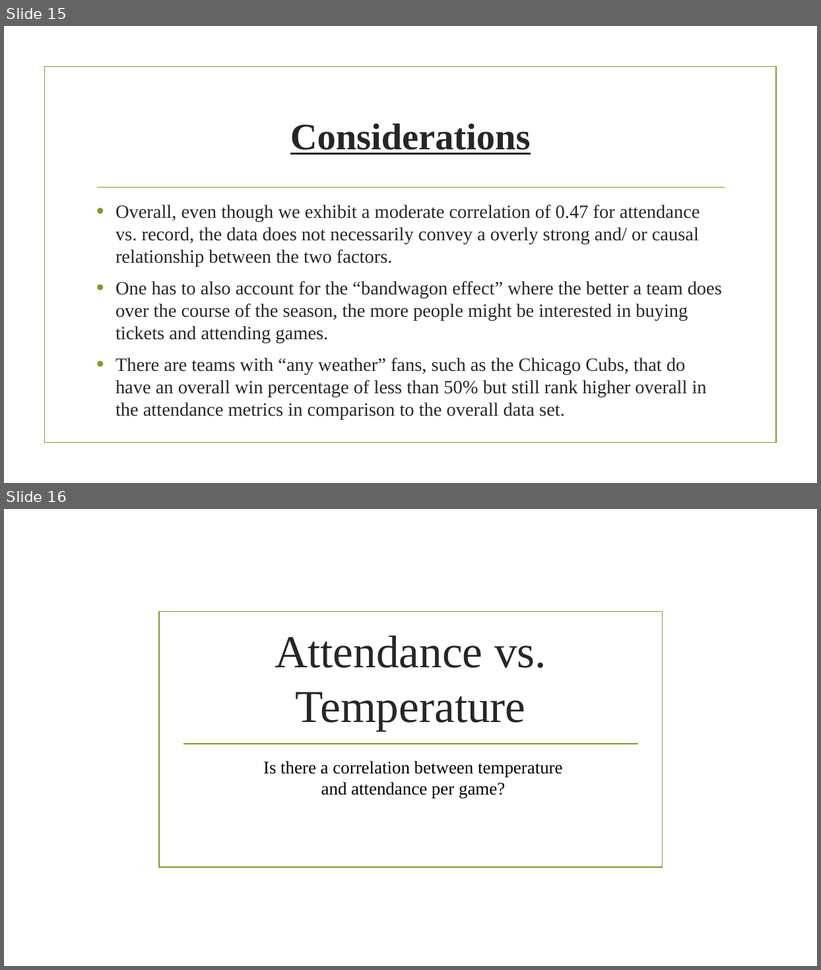
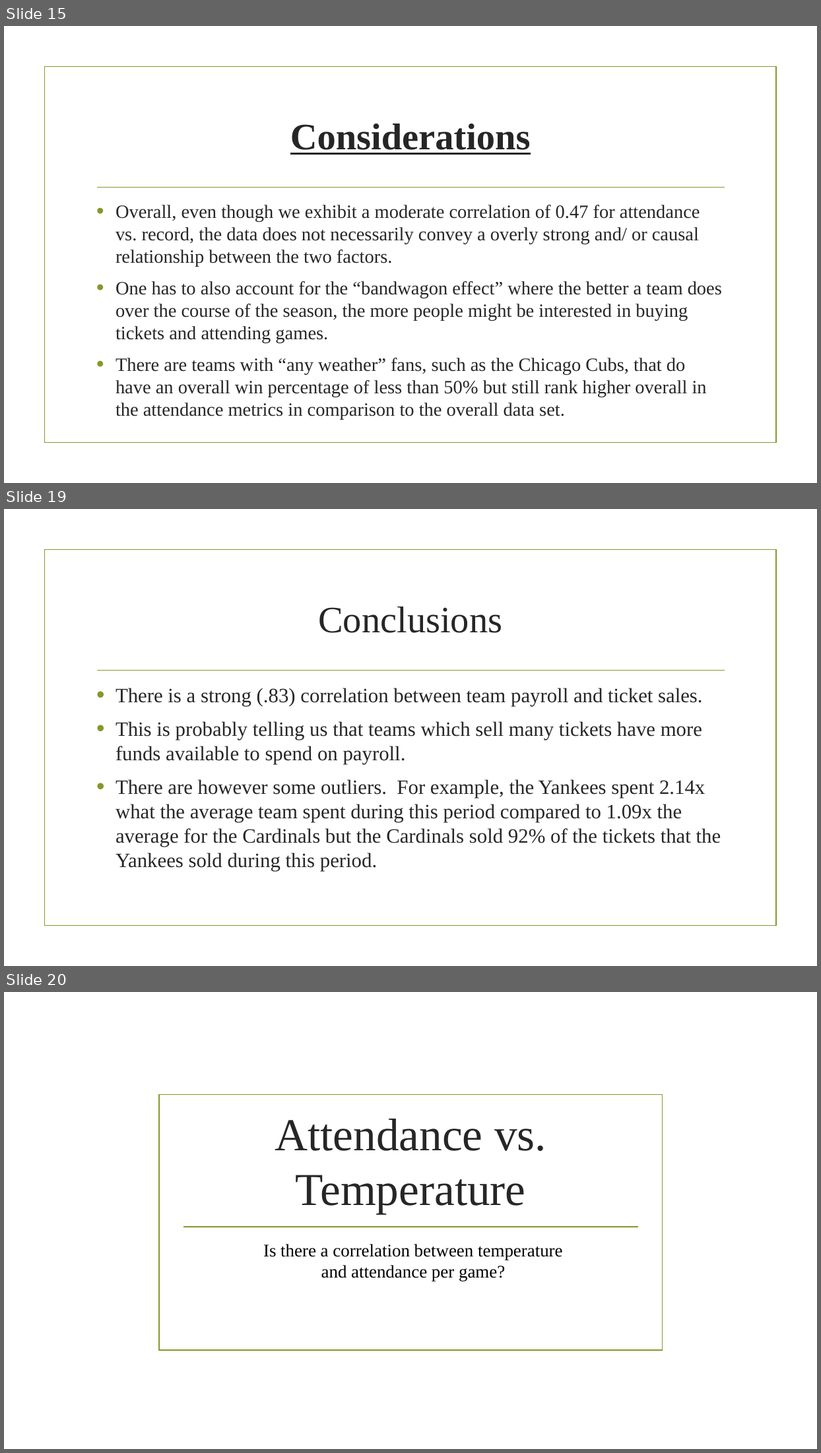
Before and after one commit to Dshashek/Red-Team-Project-1, a slide deck: Slides/Red Team Presentation.pptx. Shown one above the other, each under a label of ours: slides 15 and 16 before the commit, slides 15, 19 and 20 after it; the slides between them are not shown. The pictures are 821x970 and 821x1453 pixels, drawn with LibreOffice and Linux fonts; fonts in the diff are those of the drawing; background and template pictures are left out. Boxes give left, top, right and bottom in pixels: in the first picture for what was removed or moved away, otherwise in the second. Text is boxed around its words. In the diff, an @@ line names an element or a change of style, - is before the commit and + after.

Commit message:
added placeholder slides for payroll and made minor revisions

```diff
--- a/Slides/Red Team Presentation.pptx
+++ b/Slides/Red Team Presentation.pptx
@@ slide 19 added at bbox=[4, 509, 817, 966], background picture (left out); not listed: 2 template elements that a slide beside it also shows @@
@@ title added at bbox=[318, 607, 502, 633], 44 pt, text #262626 @@
+Conclusions
@@ text added at bbox=[116, 688, 721, 871], 24 pt, text #262626 @@
+• There is a strong (.83) correlation between team payroll and ticket sales.
+• This is probably telling us that teams which sell many tickets have more funds available to spend on payroll.
+• There are however some outliers. For example, the Yankees spent 2.14x what the average team spent during this period compared to 1.09x the average for the Cardinals but the Cardinals sold 92% of the tickets that the Yankees sold during this period.
@@ what was slide 16 is now slide 20 @@
```
Also in this commit, not shown: 3 slides changed, 4 other slides added.
